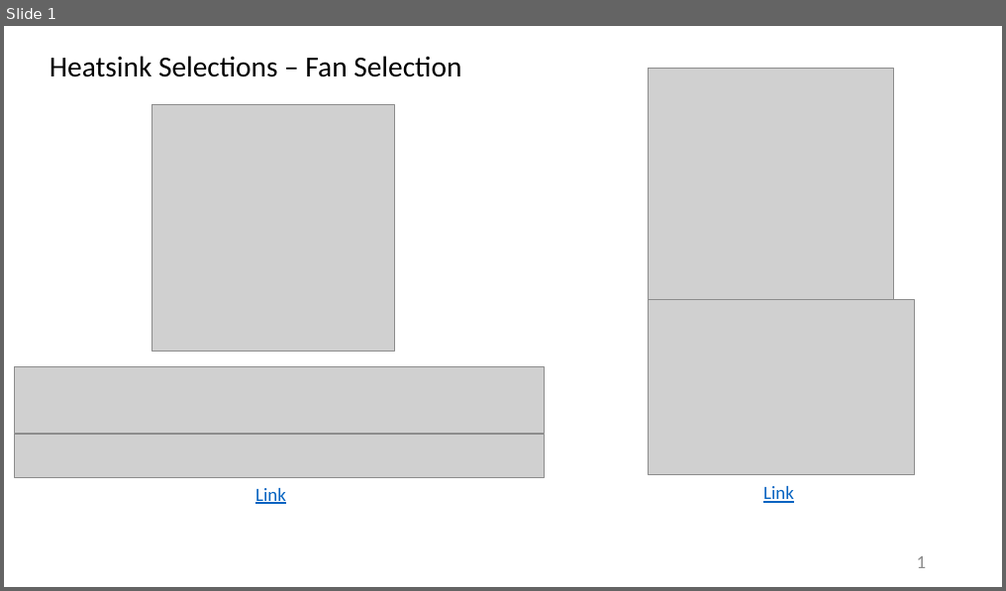
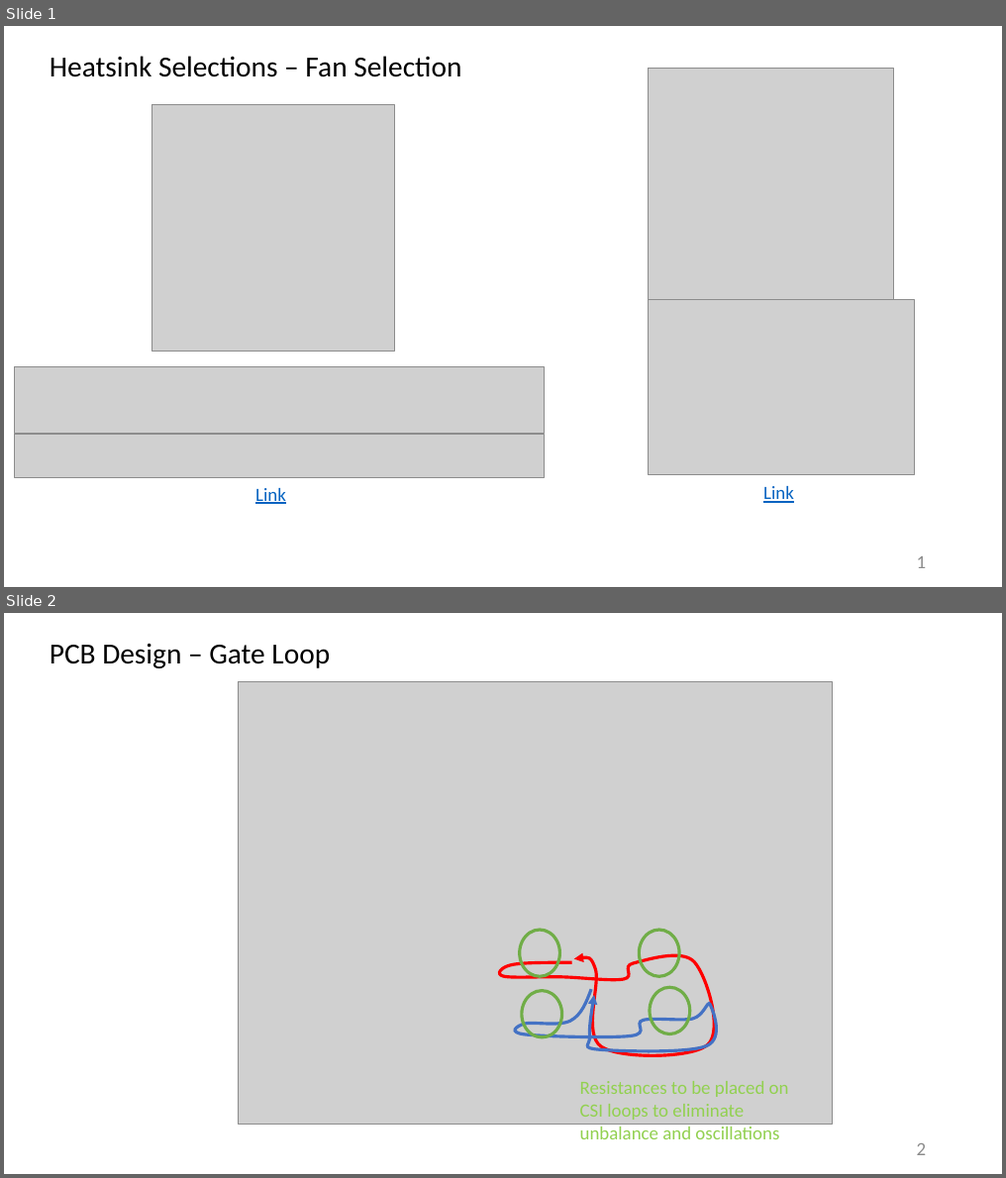
Before and after one commit to furkankarakaya/GaN-Studies, a slide deck: Weekly Reports/2019.09.25 - 2019.10.02 Report.pptx. Shown one above the other, each under a label of ours: slide 1 before the commit, slides 1 and 2 after it. The pictures are 1006x591 and 1006x1178 pixels, drawn with LibreOffice and Linux fonts; fonts in the diff are those of the drawing; grey boxes stand for pictures. Boxes give left, top, right and bottom in pixels: in the first picture for what was removed or moved away, otherwise in the second. Text is boxed around its words. In the diff, an @@ line names an element or a change of style, - is before the commit and + after.

```diff
--- a/Weekly Reports/2019.09.25 - 2019.10.02 Report.pptx
+++ b/Weekly Reports/2019.09.25 - 2019.10.02 Report.pptx
@@ slide 2 added at <box>4,613,1002,1174</box>, background #FFFFFF @@
@@ text added at <box>50,643,330,668</box>, 28 pt, text #000000 @@
+PCB Design – Gate Loop
@@ picture added at <box>238,682,832,1125</box> @@
@@ ellipse added at <box>520,930,560,976</box>, outline #70AD47 3 pt @@
@@ ellipse added at <box>639,930,679,976</box>, outline #70AD47 3 pt @@
@@ freeform shape added at <box>500,956,715,1057</box>, outline #FF0000 3 pt @@
@@ freeform shape added at <box>515,989,717,1052</box>, outline #4472C4 3 pt @@
@@ ellipse added at <box>522,991,562,1038</box>, outline #70AD47 3 pt @@
@@ ellipse added at <box>649,987,690,1034</box>, outline #70AD47 3 pt @@
@@ text added at <box>580,1081,789,1140</box>, 18 pt, text #92D050 @@
+Resistances to be placed on CSI loops to eliminate unbalance and oscillations
@@ page number added at <box>917,1144,927,1156</box>, 18 pt, text #8C8C8C @@
+2
```
Also in this commit, not shown: 1 other slide added, 1 other file.
